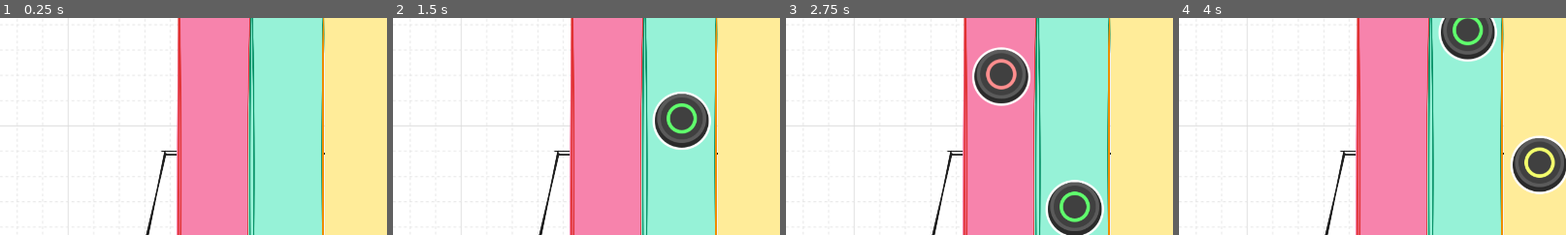
Above: before the commit, frames 1-4 (left to right).
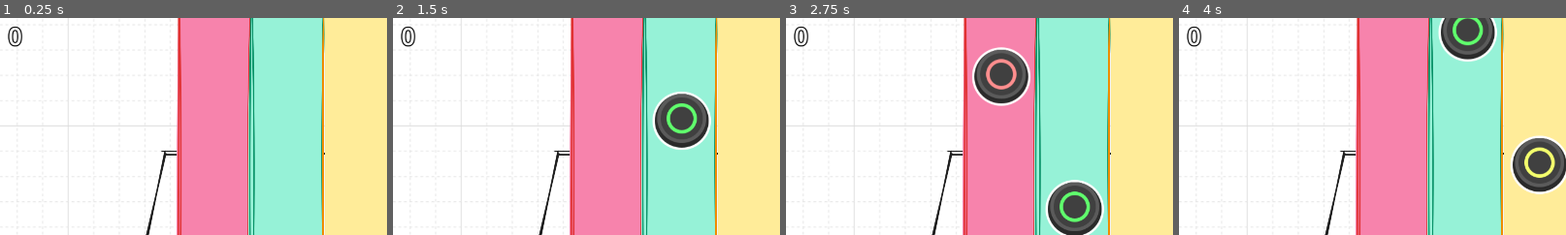
Above: after the commit, the same moments.

Repository: luiz-couto/encore
Game: Godot game, scene res://scenes/game.tscn
Two runs of this game, one before a commit and one after it. Both use one fixed random seed, a clock stepped at 60 frames per second and the inputs below.
Inputs:
- Up to frame 1 (0.25 s): no input
- Up to frame 2 (1.5 s): tap Enter at 0.5 s
- Up to frame 3 (2.75 s): no input
- Up to frame 4 (4 s): no input
The pictures show only the part of the screen within x 8-58%, y 5-55%; the shares and areas given below are measured in that part.

The runs differ from the first frame. In frame 1, 0.2% of the frame differs, in the area x 2-6%, y 3-14%; in frame 2, 0.2%; in frame 3, 0.2%; in frame 4, 0.2%.

Commit message:
simple score

Diff:
--- a/encore/scenes/game.tscn
+++ b/encore/scenes/game.tscn
@@ -11,6 +11,12 @@
 [ext_resource type="AudioStream" uid="uid://cojkhbjgguu0j" path="res://assets/audio/c3-short.wav" id="8_kvpfn"]
 [ext_resource type="AudioStream" uid="uid://bs6mbq2xsftbs" path="res://assets/audio/c4-short.wav" id="9_dinhu"]
 [ext_resource type="AudioStream" uid="uid://c0sknu7dlwmh6" path="res://assets/audio/c5-short.wav" id="10_kvuet"]
+[ext_resource type="Script" uid="uid://d140tki0nsxth" path="res://scripts/score_node_2d.gd" id="12_dinhu"]
+
+[sub_resource type="LabelSettings" id="LabelSettings_kvpfn"]
+font_size = 60
+outline_size = 11
+outline_color = Color(0, 0, 0, 1)
 
 [node name="Game" type="Node2D" unique_id=1978774684]
 script = ExtResource("1_lbhrr")
@@ -82,5 +88,19 @@
 [node name="Player" type="AudioStreamPlayer" parent="MusicPlayer" unique_id=2073853496]
 volume_db = -15.0
 
+[node name="ScoreNode2D" type="Node2D" parent="." unique_id=218924862]
+position = Vector2(68, 76)
+script = ExtResource("12_dinhu")
+
+[node name="ScoreLabelNum" type="Label" parent="ScoreNode2D" unique_id=529271551]
+offset_left = -38.0
+offset_top = -32.0
+offset_right = 271.0
+offset_bottom = 70.0
+text = "SCORE"
+label_settings = SubResource("LabelSettings_kvpfn")
+horizontal_alignment = 1
+vertical_alignment = 1
+
 [connection signal="timeout" from="Timer" to="." method="_on_timer_timeout"]
 [connection signal="measure" from="Conductor" to="." method="_on_conductor_measure"]
--- a/encore/scripts/game.gd
+++ b/encore/scripts/game.gd
@@ -8,9 +8,12 @@
 	$MusicPlayer.play_chord(chord);
 	spawnNote(chord);
 
-
 func spawnNote(chord: int) -> void:
 	var noteInstance = NoteScene.instantiate();
+	noteInstance.scoreEvent.connect(_on_score_event);
 	var seconds_per_measure = $Conductor.secondsPerBeat * $Conductor.measures;
 	noteInstance.initialize(randi() % 4, chord, seconds_per_measure);
 	add_child(noteInstance);
+
+func _on_score_event(scorePoints: int) -> void:
+	$ScoreNode2D.score += scorePoints;
--- a/encore/scripts/note.gd
+++ b/encore/scripts/note.gd
@@ -28,6 +28,8 @@
 
 var chord: int = 0
 
+signal scoreEvent(score);
+
 func initialize(lane: int, chord_idx: int, seconds_per_measure: float):
 	position = positionSelector[lane];
 	$AnimatedSprite2D.frame = lane;
@@ -48,6 +50,7 @@
 	$Timer.start();
 	$Node2D/Label.text = "GREAT";
 	$AnimatedSprite2D.frame = 4; # empty frame
+	scoreEvent.emit(100);
 	hit = true;
 
 func _on_timer_timeout() -> void:
--- /dev/null
+++ b/encore/scripts/score_node_2d.gd
@@ -0,0 +1,12 @@
+extends Node2D
+
+@export var score: int = 0;
+
+# Called when the node enters the scene tree for the first time.
+func _ready() -> void:
+	pass # Replace with function body.
+
+# Called every frame. 'delta' is the elapsed time since the previous frame.
+func _process(delta: float) -> void:
+	$ScoreLabelNum.text = var_to_str(score);
+	pass
Not shown, added: encore/scripts/score_node_2d.gd.uid
